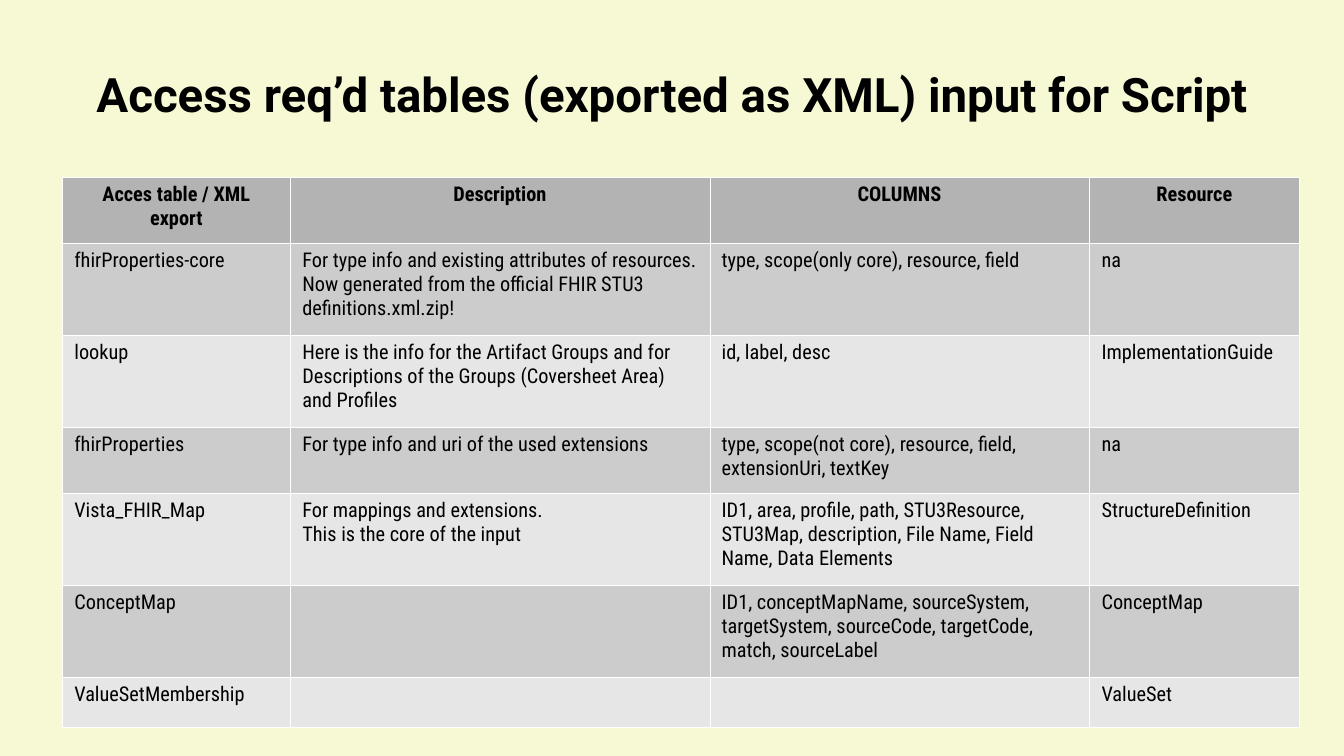
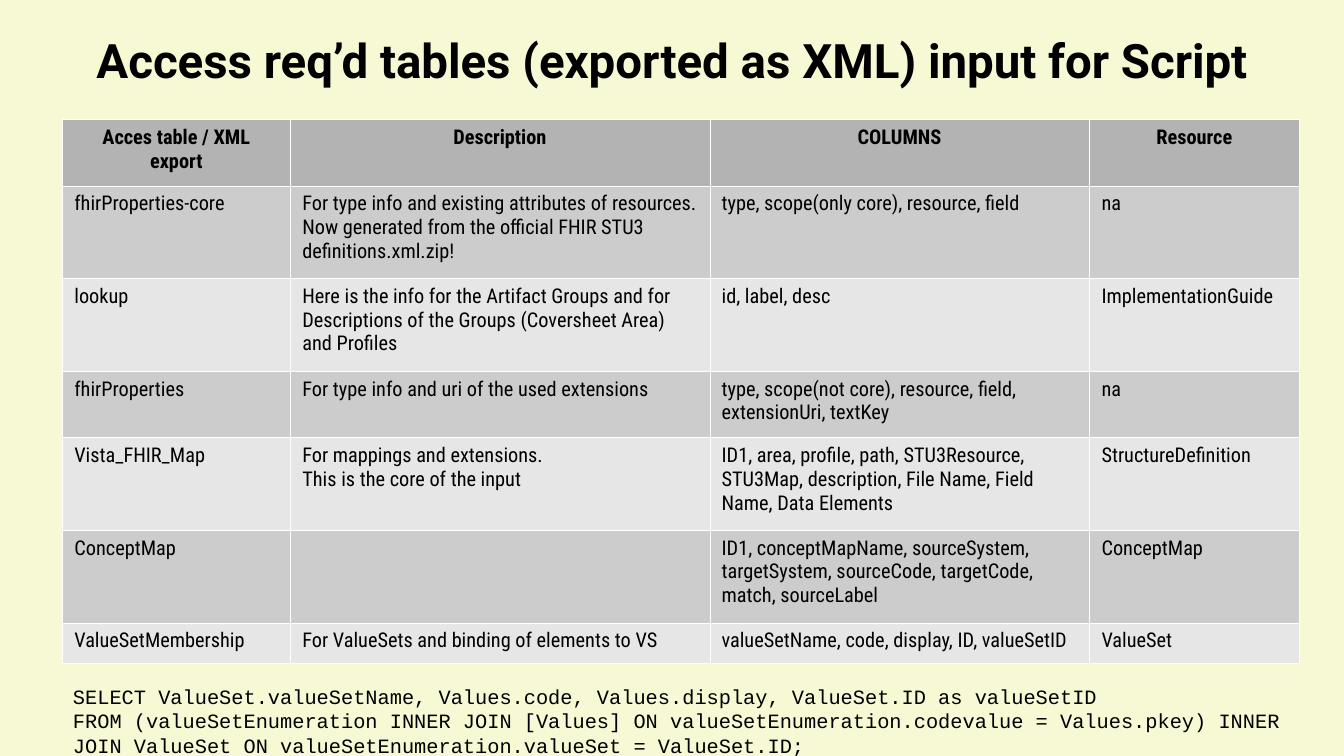
Before and after one commit to mvdzel/vha-ampl-fhir-ig, a slide deck: slide 5 of Documentation/docu.odp. Drawn at 1344x756 pixels with LibreOffice and Linux fonts; fonts in the diff are those of the drawing. Boxes give left, top, right and bottom in pixels: in the first picture for what was removed or moved away, otherwise in the second. Text is boxed around its words. In the diff, an @@ line names an element or a change of style, - is before the commit and + after.

```diff
--- a/Documentation/docu.odp
+++ b/Documentation/docu.odp
@@ title "Access req’d tables (exported as ..." moved from (x1=96, y1=74, x2=1247, y2=122) to (x1=96, y1=40, x2=1247, y2=89) @@
@@ table at (x1=62, y1=120, x2=1300, y2=663) @@
-row 7, column 2: 
+row 7, column 2: For ValueSets and binding of elements to VS
-row 7, column 3: 
+row 7, column 3: valueSetName, code, display, ID, valueSetID
@@ table resized from (x1=62, y1=177, x2=1300, y2=728) to (x1=62, y1=120, x2=1300, y2=663) @@
@@ text added at (x1=73, y1=690, x2=1280, y2=756), 12 pt, text #000000 @@
+SELECT ValueSet.valueSetName, Values.code, Values.display, ValueSet.ID as valueSetID
+FROM (valueSetEnumeration INNER JOIN [Values] ON valueSetEnumeration.codevalue = Values.pkey) INNER JOIN ValueSet ON valueSetEnumeration.valueSet = ValueSet.ID;
```
Also in this commit, not shown: 6 other files.
